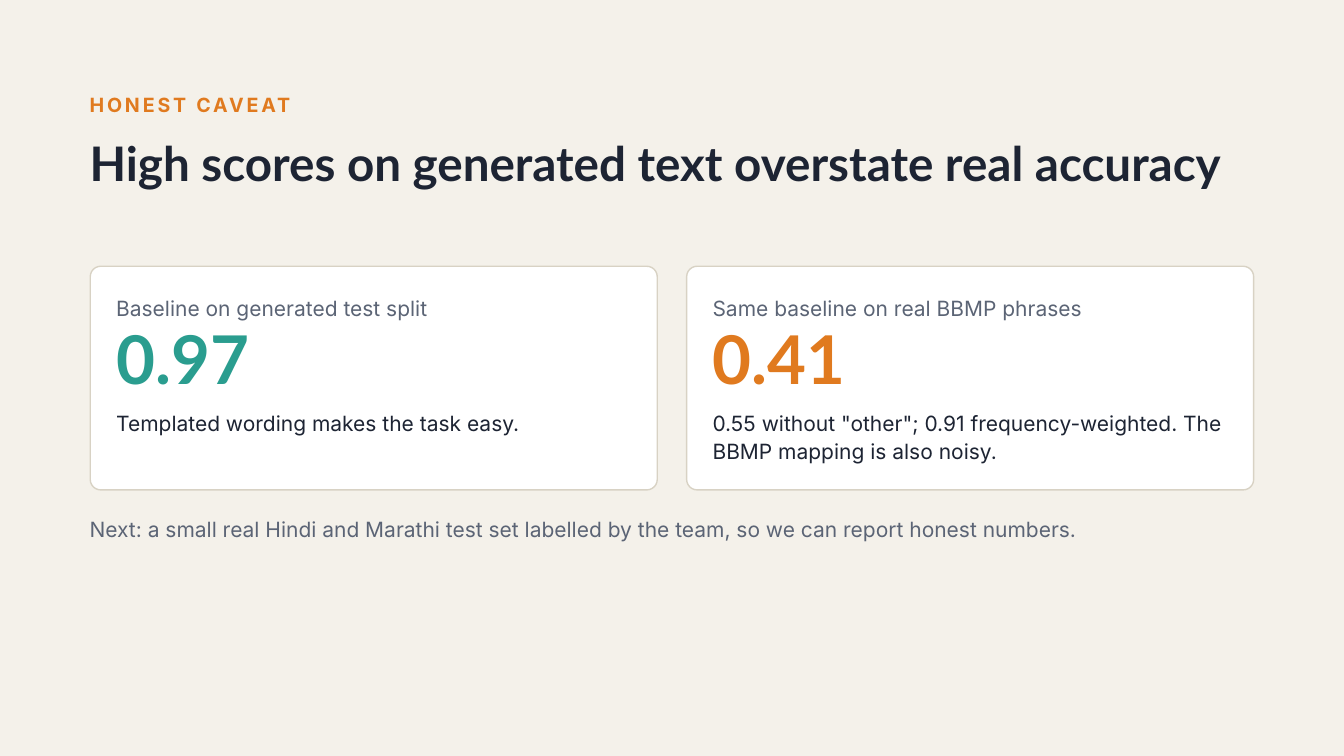
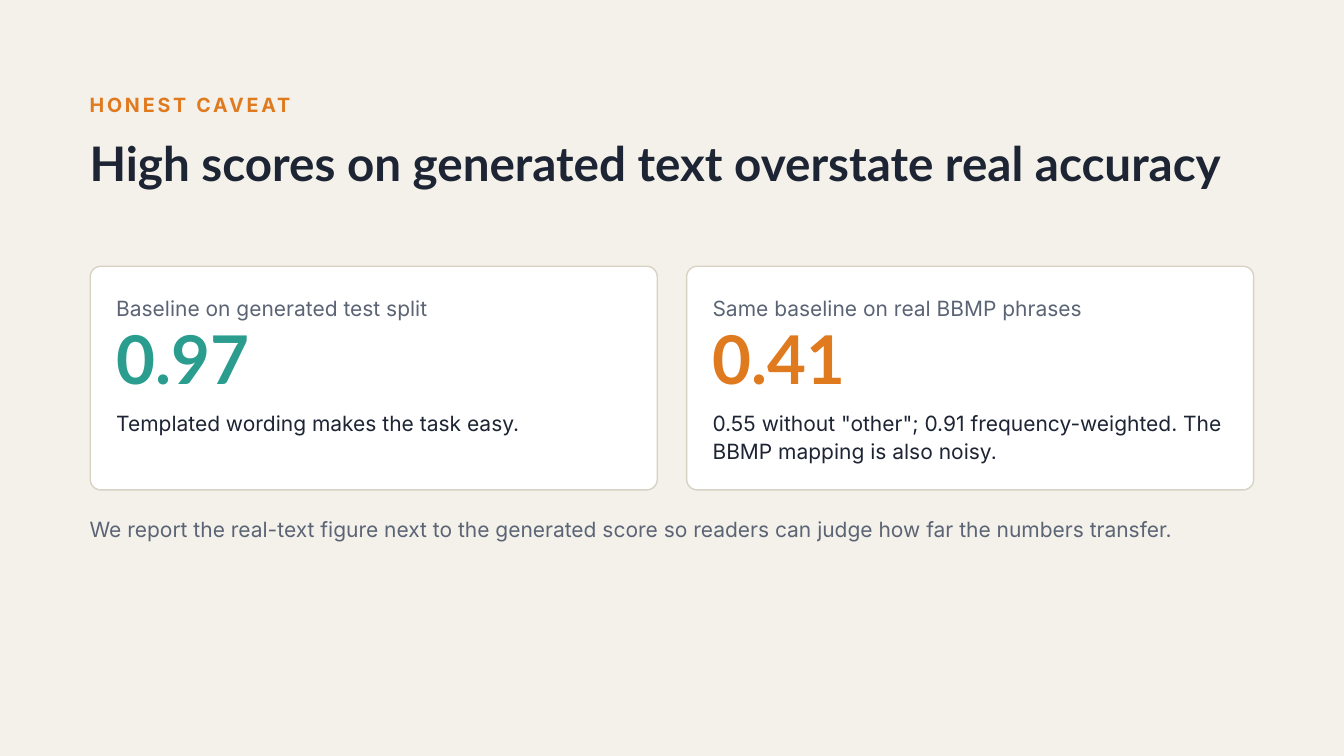
Before and after one commit to sam131725/public_grievenes, a slide deck: slide 21 of docs/slides/P8_Mid-term_Review.pptx (slide 19 before the commit). Drawn at 1344x756 pixels with LibreOffice and Linux fonts; fonts in the diff are those of the drawing. Boxes give left, top, right and bottom in pixels: in the first picture for what was removed or moved away, otherwise in the second. Text is boxed around its words. In the diff, an @@ line names an element or a change of style, - is before the commit and + after.

```diff
--- a/docs/slides/P8_Mid-term_Review.pptx
+++ b/docs/slides/P8_Mid-term_Review.pptx
@@ text at <box>90,521,1172,542</box>: text changed @@
-Next: a small real Hindi and Marathi test set labelled by the team, so we can report honest numbers.
+We report the real-text figure next to the generated score so readers can judge how far the numbers transfer.
```
Also in this commit, not shown: 3 other slides changed, 3 slides added, 2 slides removed.
